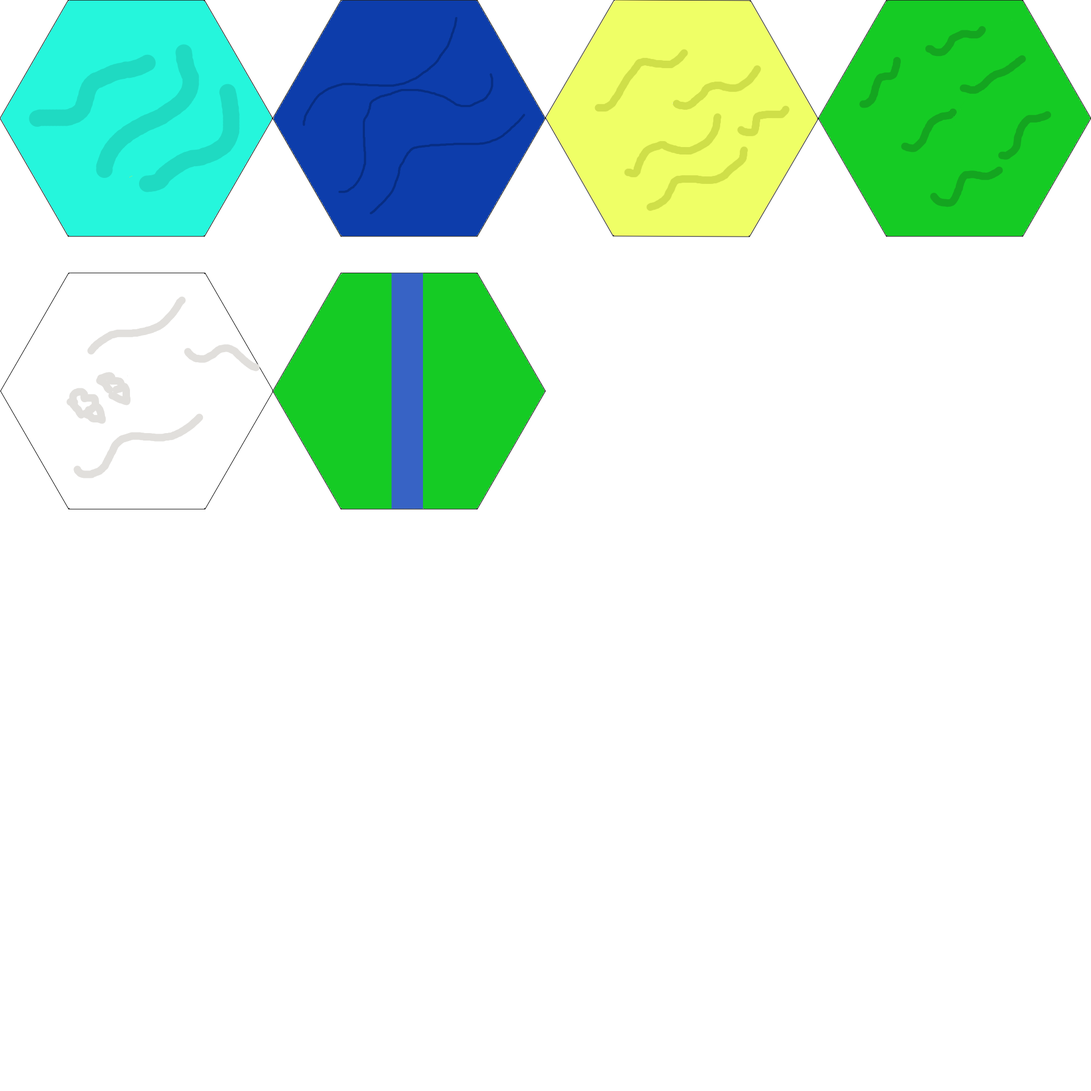
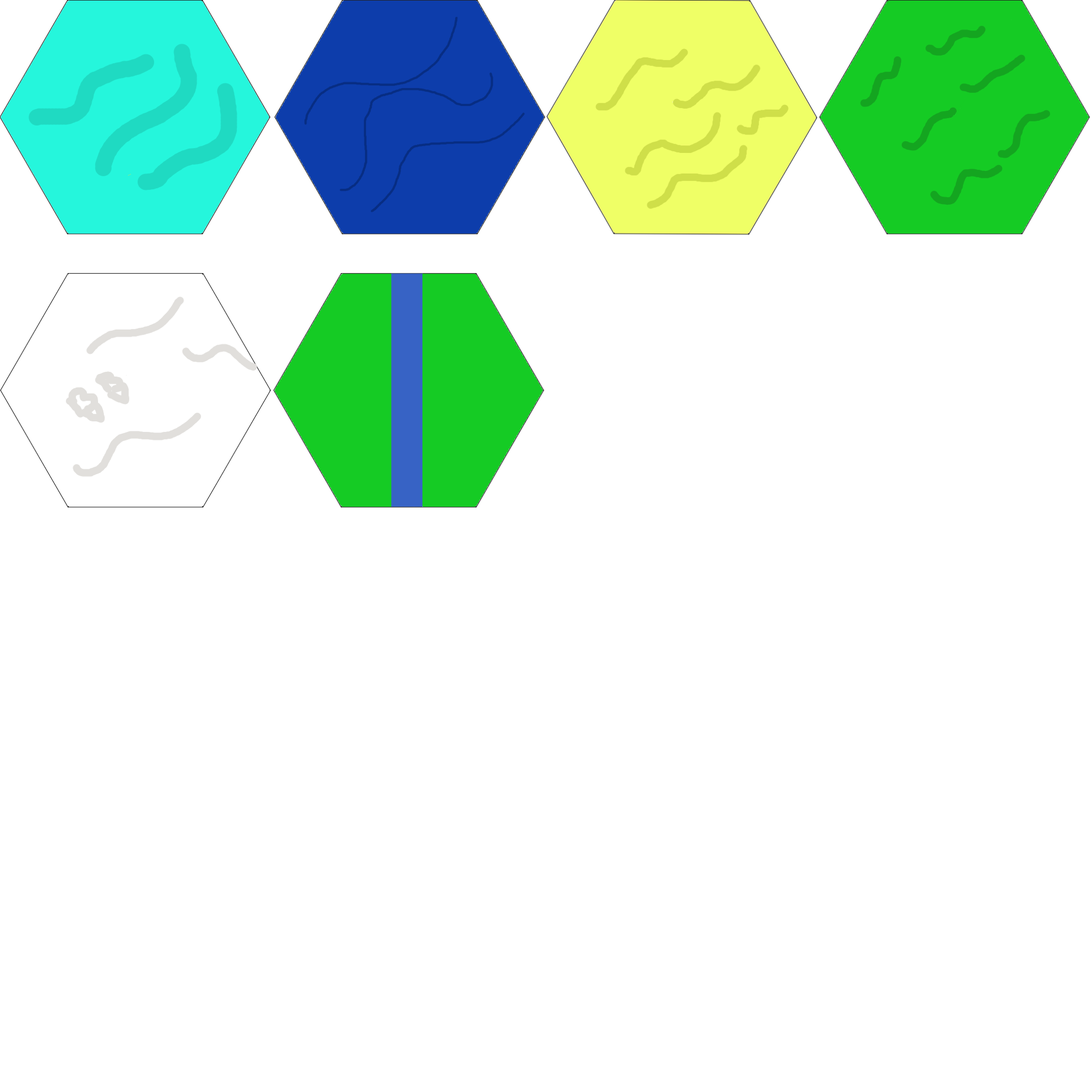
Layer changes from the first 1091x1091 image to the second:
renamed "Deep Water" to "River", moved it above "Snow", painted on it over box(213, 272, 547, 511)
painted on "Snow" over box(0, 230, 283, 511)
painted on "Deep Water" over box(213, 0, 560, 238)
painted on "Shallow Water" over box(0, 0, 283, 238)
painted on "Sand" over box(519, 0, 834, 238)
painted on "Grass" over box(759, 0, 1091, 238)
